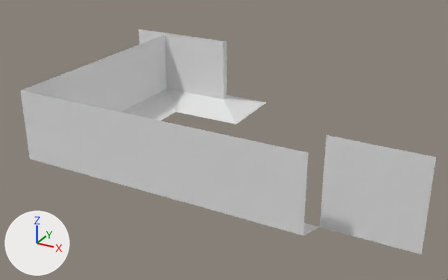
An edit to the Blender file assets/blender/tiles.blend, drawn before and after from the same camera.
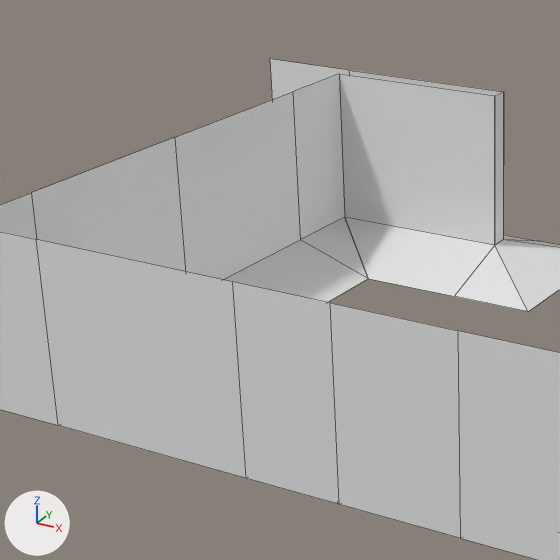
Each version is shown whole from a 50 mm camera at (8.48, -11.29, 6.58) aimed at (1.69, 1.05, 0.41), then close up on the part from 8% to 55% of the width and 2% to 78% of the height. Every picture has the same lights, and +X, +Y and +Z are marked at lower left. The close-ups show mesh edges as thin lines. Materials are left out; every surface is plain grey.

Before the edit, the objects in view are built like this:
```python
me_wall = bpy.data.meshes.new('wall')
me_wall.from_pydata([(1.0, 1.0, 0.0), (-1.0, 1.0, 0.0), (1.0, 0.1, 2.0), (-1.0, 0.1, 2.0), (-1.0, 0.1, 0.3), (1.0, 0.1, 0.3)], [], [(4, 3, 2, 5), (1, 4, 5, 0)])
me_wall.materials.append(mat_material)
me_wall_007 = bpy.data.meshes.new('wall.007')
me_wall_007.from_pydata([(1.0, 1.0, 0.0), (-1.0, 1.0, 0.0), (1.9, 0.1, 2.0), (-1.0, 0.1, 2.0), (-1.0, 0.1, 0.3), (1.9, 0.1, 0.3), (1.0, 0.1, 2.0), (1.0, 0.1, 0.3)], [], [(7, 6, 2, 5), (0, 7, 5), (1, 4, 7, 0), (4, 3, 6, 7)])
me_wall_007.materials.append(mat_material)
me_wall_008 = bpy.data.meshes.new('wall.008')
me_wall_008.from_pydata([(1.0, 1.0, 0.0), (1.0, 0.1, 2.0), (-1.9, 0.1, 2.0), (-1.9, 0.1, 0.3), (1.0, 0.1, 0.3), (-1.0, 1.0, 0.0), (-1.0, 0.1, 2.0), (-1.0, 0.1, 0.3)], [], [(7, 6, 1, 4), (5, 7, 4, 0), (5, 3, 7), (3, 2, 6, 7)])
me_wall_008.materials.append(mat_material)
ob_l_none_r_none = bpy.data.objects.new('l_none_r_none', me_wall)
ob_l_none_r_none.location = (4.0, -2.0, 0.0)
ob_l_none_r_none.rotation_euler = (0.0, 0.0, 6.283)  # degrees (0, 0, 360)
ob_l_none_r_out = bpy.data.objects.new('l_none_r_out', me_wall_007)
ob_l_none_r_out.location = (-2.0, 0.0, 0.0)
ob_l_none_r_out.rotation_euler = (0.0, 0.0, -1.571)  # degrees (0, 0, -90)
ob_l_out_r_none = bpy.data.objects.new('l_out_r_none', me_wall_008)
ob_l_out_r_none.location = (-2.0, 2.0, 0.0)
ob_l_out_r_none.rotation_euler = (0.0, 0.0, -1.571)  # degrees (0, 0, -90)
# also in view: 'l_none_r_in' at (-2.0, 4.55, 1.0); 'l_out_r_in' at (-0.45, 4.55, 1.0); 'l_in_r_out' at (-0.45, 3.45, 1.0); 'l_in_r_in' at (0.55, 4.0, 1.0); 'l_out_r_out' at (0.0, -1.45, 1.0)
```
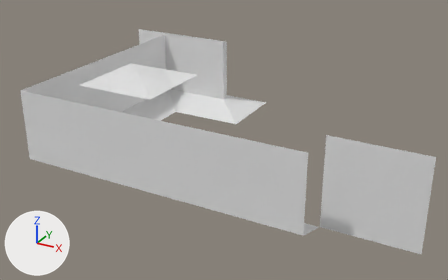
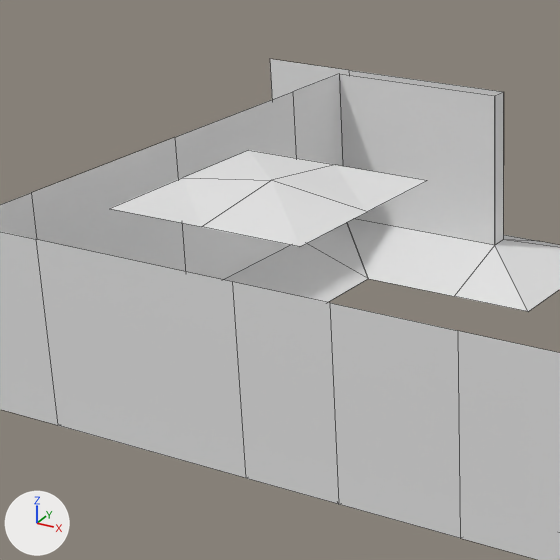
The newer file is also rescaled (x0.5) as a whole; pictures and numbers use the older file's frame.

The change, as a list of edits to the scene's bpy script:
```text
Add me_ceiling:
    me_ceiling.from_pydata(...)  # 9 vertices, 4 faces; spans x -0.5..0.5, y -0.5..0.5, z 1.0..1.065
Add ob_ceiling:
    ob_ceiling = bpy.data.objects.new('ceiling', me_ceiling)
    ob_ceiling.location = (0.0, 0.0, 0.0)
    ob_ceiling.scale = (2.0, 2.0, 2.0)
```

Boxes (x1, y1, x2, y2) around the edits, measured in the close-ups (560 x 560 px):
'ceiling', added: after (109, 150, 426, 247)
